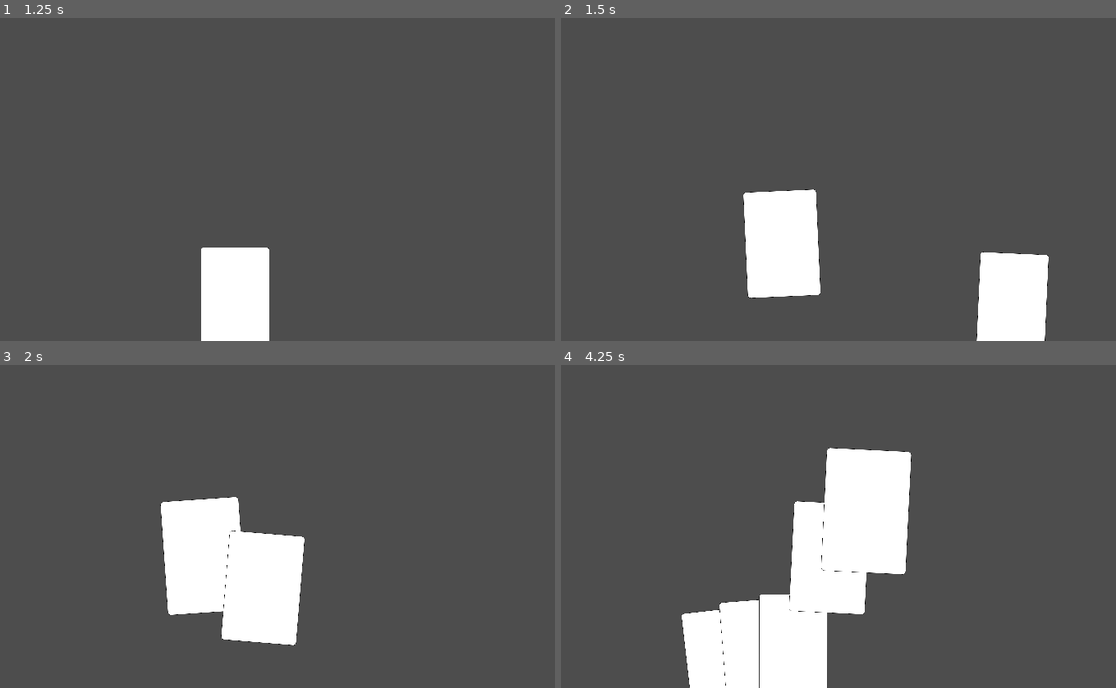
Above: before the commit, frames 1-4 (two rows, left to right).
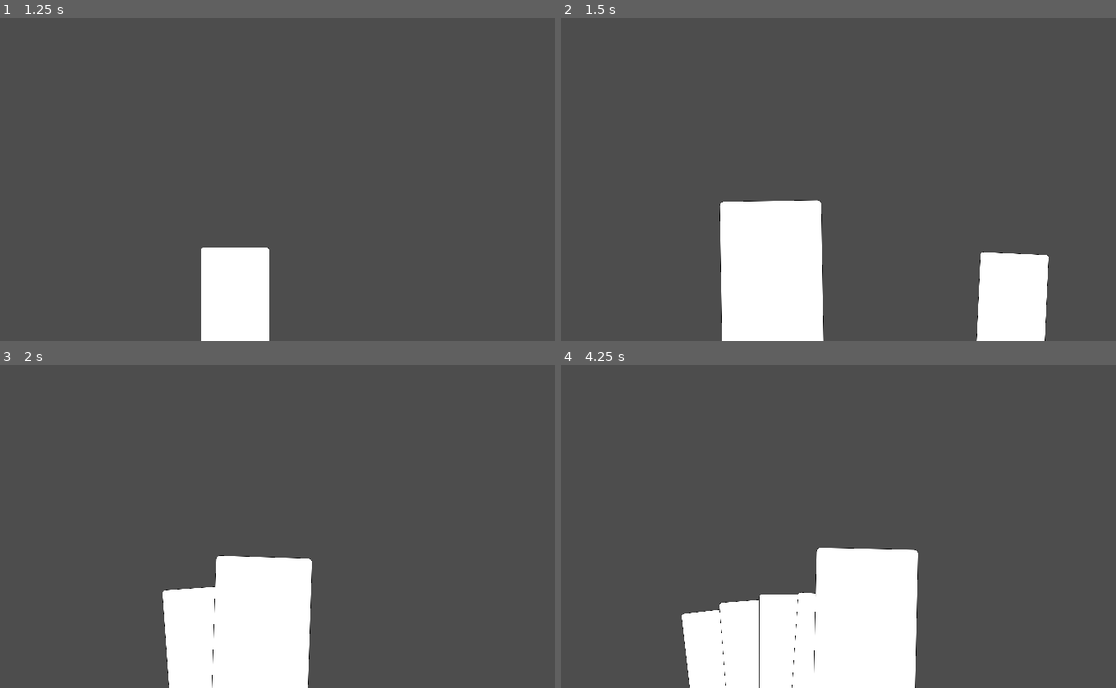
Above: after the commit, the same moments.

Repository: michael-j-coyne/card-game
Game: Godot game, scene res://hand.tscn
Same seed, same stepped clock (60 frames per second), same inputs: the game is played once before the commit and once after it.
Inputs (mouse positions are in pixels of both pictures, inside the frame that each line leads up to):
- Up to frame 1 (1.25 s): tap Enter at 0.5 s; move the mouse to (388, 137) at 0.52 s; click (388, 137) at 0.67 s
- Up to frame 2 (1.5 s): move the mouse to (794, 295) at 1.27 s; click (794, 295) at 1.42 s
- Up to frame 3 (2 s): no input
- Up to frame 4 (4.25 s): move the mouse to (821, 587) at 2.02 s; click (821, 587) at 2.17 s; move the mouse to (838, 658) at 2.77 s; click (838, 658) at 2.92 s; move the mouse to (855, 607) at 3.52 s; click (855, 607) at 3.67 s

Frame 1 is identical in both runs. In frame 2, 4.5% of the frame differs, in the area x 28-48%, y 53-100%; in frame 3, 9.4%; in frame 4, 11%, in the area x 41-65%, y 25-100%.

Commit message:
Fix card hover animation glitch
Previously, the card hover animation broke if the screen was stretched to be larger or smaller than the base screen size. Switching from get_viewport().size to get_viewport().content_scale_size fixed the problem.

Diff:
--- a/Hand.gd
+++ b/Hand.gd
@@ -72,7 +72,8 @@
 	hovered_card.z_index = HOVERED_CARD_Z_INDEX
 	const duration_seconds = CARD_HOVER_ANIMATION_DURATION_SECONDS
 
-	var y_pos = get_viewport().size.y - (0.5 * hovered_card.get_height() * CARD_EXPANSION_FACTOR.y)
+	var base_screen_size = get_viewport().content_scale_size
+	var y_pos = base_screen_size.y - (0.5 * hovered_card.get_height() * CARD_EXPANSION_FACTOR.y)
 	var hovered_pos = to_local(Vector2(to_global(get_card_default_pos(hovered_card)).x, y_pos))
 
 	var tween = create_tween()
